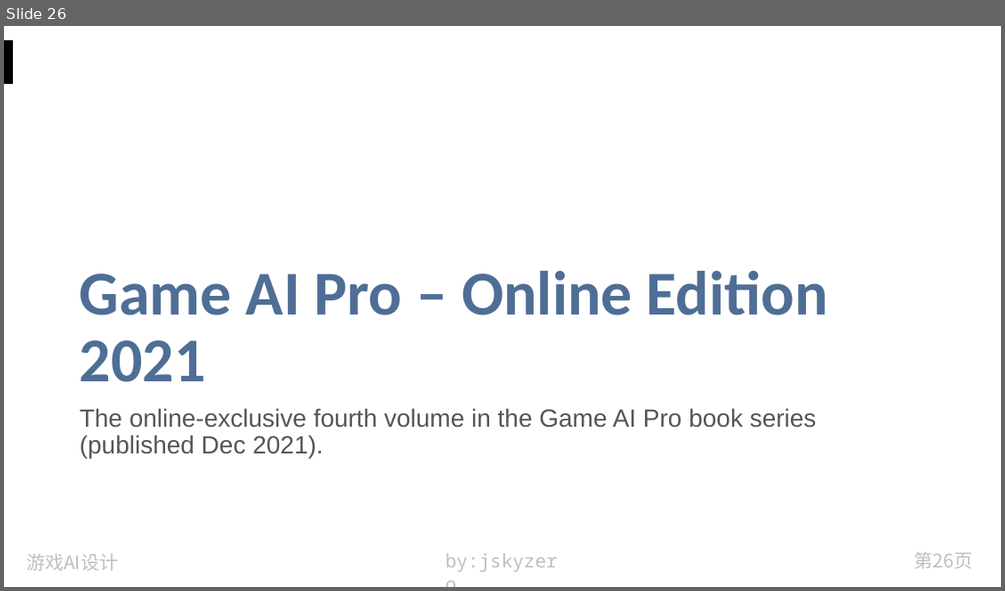
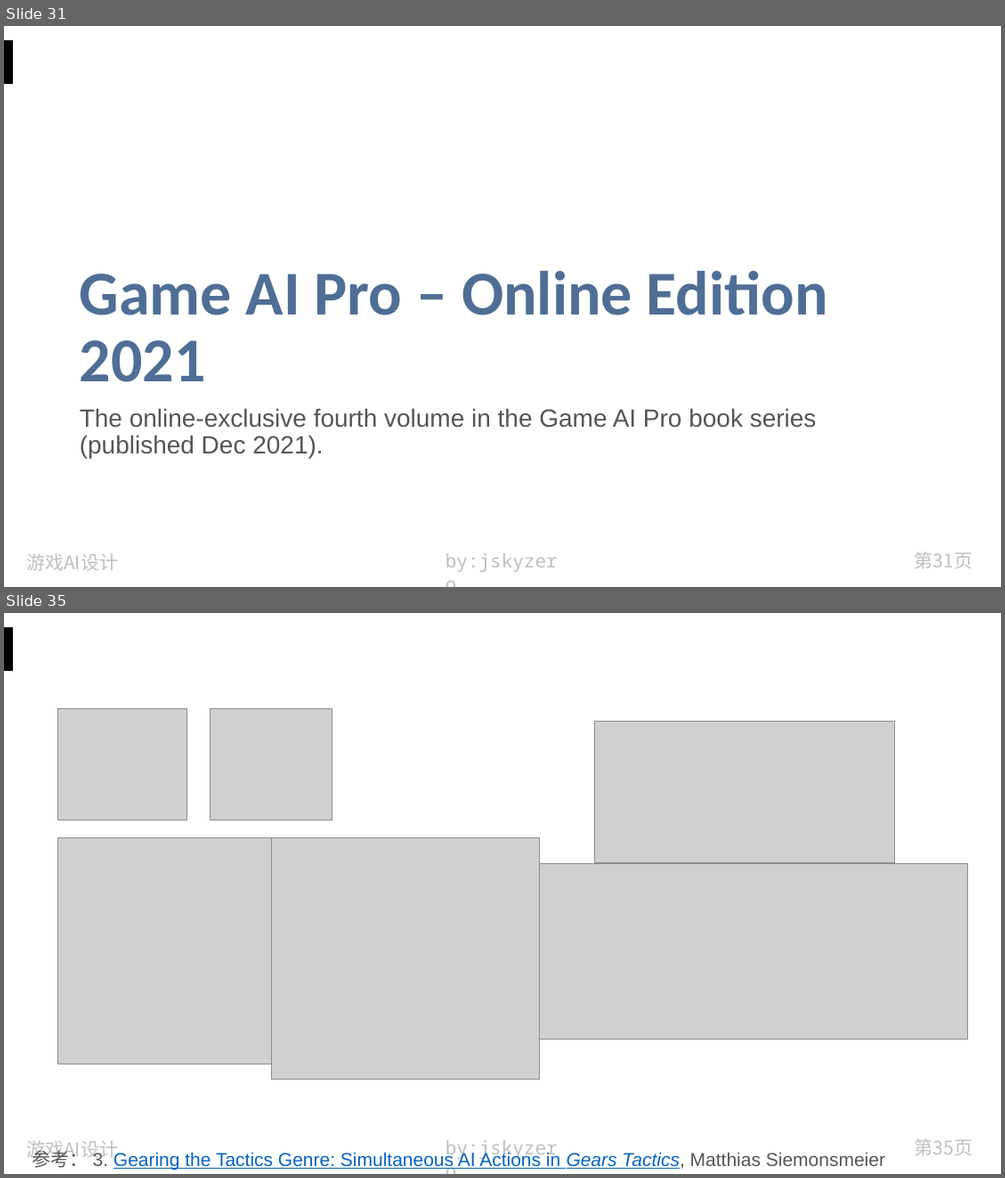
Before and after one commit to jskyzero/design.jskyzero.com, a slide deck: assets/img/skill/GameAIPro/Game AI Pro.pptx. Shown one above the other, each under a label of ours: slide 26 before the commit, slides 31 and 35 after it; the slides between them are not shown. The pictures are 1005x591 and 1005x1178 pixels, drawn with LibreOffice and Linux fonts; fonts in the diff are those of the drawing; grey boxes stand for pictures. Boxes give left, top, right and bottom in pixels: in the first picture for what was removed or moved away, otherwise in the second. Text is boxed around its words. In the diff, an @@ line names an element or a change of style, - is before the commit and + after.

```diff
--- a/assets/img/skill/GameAIPro/Game AI Pro.pptx
+++ b/assets/img/skill/GameAIPro/Game AI Pro.pptx
@@ slide 35 added at (4, 613, 1001, 1174), background #FFFFFF; not listed: 4 template elements that a slide beside it also shows @@
@@ picture added at (57, 709, 187, 819) @@
@@ picture added at (210, 709, 332, 819) @@
@@ picture added at (594, 722, 895, 863) @@
@@ picture added at (57, 838, 287, 1064) @@
@@ picture added at (271, 838, 539, 1078) @@
@@ picture added at (539, 863, 968, 1038) @@
@@ text added at (32, 1147, 885, 1169), 18 pt, text #0563C1, underline @@
+参考： 3. Gearing the Tactics Genre: Simultaneous AI Actions in Gears Tactics, Matthias Siemonsmeier
@@ what was slide 26 is now slide 31 @@
@@ page number at (914, 552, 972, 569): text changed @@
-第26页
+第31页
```
Also in this commit, not shown: 4 slides changed, 6 other slides added, 1 slide removed, 16 other files.
